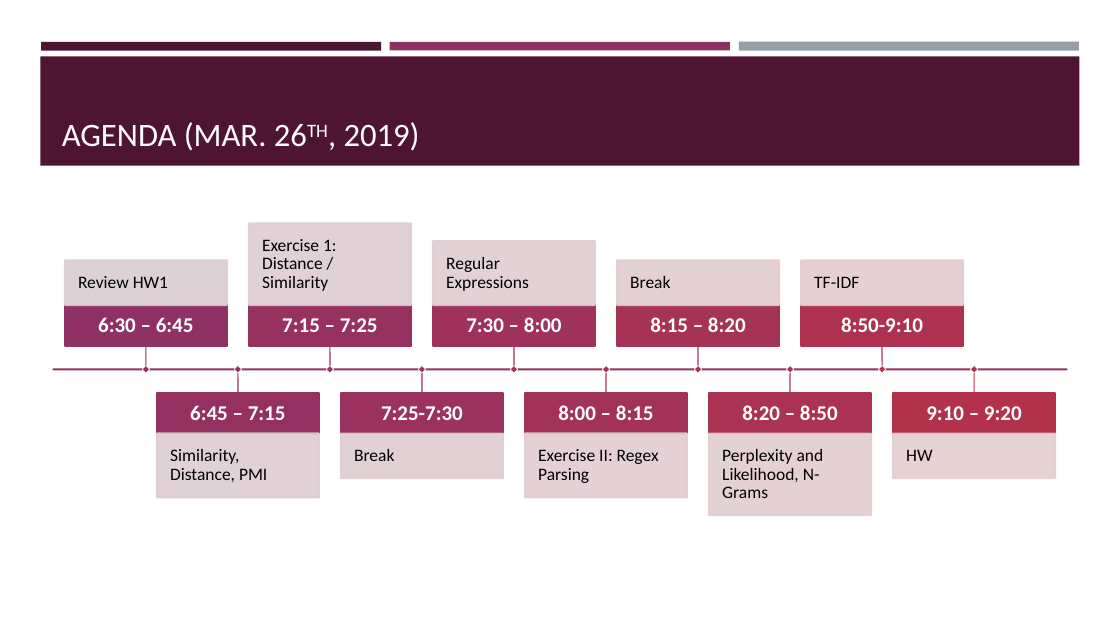
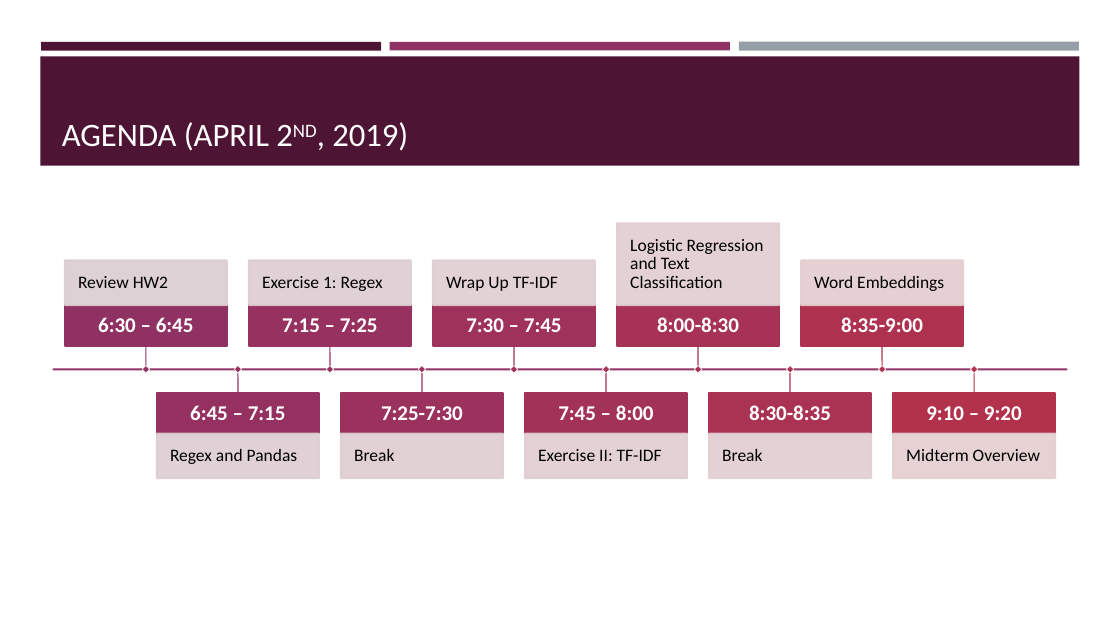
Before and after one commit to VarunDS/dso-599-text-analytics-nlp, a slide deck: slide 2 of week4/slides.pptx (slide 12 before the commit). Drawn at 1120x630 pixels with LibreOffice and Linux fonts; fonts in the diff are those of the drawing. Boxes give left, top, right and bottom in pixels: in the first picture for what was removed or moved away, otherwise in the second. Text is boxed around its words. In the diff, an @@ line names an element or a change of style, - is before the commit and + after.

```diff
--- a/week4/slides.pptx
+++ b/week4/slides.pptx
@@ title at (62, 122, 408, 151): text changed @@
-AGENDA (MAR. 26TH, 2019)
+AGENDA (APRIL 2ND, 2019)
@@ rectangle: place and size @@
-rectangle at (618, 260, 780, 305)
+rectangle at (618, 223, 780, 305)
@@ text added at (630, 239, 764, 288), 15 pt, text #000000 @@
+Logistic Regression and Text Classification
@@ rectangle: place and size @@
-rectangle at (249, 223, 411, 305)
+rectangle at (249, 260, 411, 305)
@@ rectangle: place and size @@
-rectangle at (433, 241, 595, 305)
+rectangle at (433, 260, 595, 305)
@@ text removed at (446, 257, 529, 291) @@
-Regular Expressions
@@ text at (78, 276, 168, 288): text changed @@
-Review HW1
+Review HW2
@@ text at (262, 276, 383, 291): text changed @@
-Exercise 1: Distance / Similarity
+Exercise 1: Regex
@@ text added at (446, 276, 558, 291), 15 pt, text #000000 @@
+Wrap Up TF-IDF
@@ text at (814, 276, 944, 291): text changed @@
-TF-IDF
+Word Embeddings
@@ text at (466, 318, 562, 332): text changed @@
-7:30 – 8:00
+7:30 – 7:45
@@ text at (657, 317, 739, 332): text changed @@
-8:15 – 8:20
+8:00-8:30
@@ text at (841, 317, 923, 332): text changed @@
-8:50-9:10
+8:35-9:00
@@ text at (558, 405, 654, 420): text changed @@
-8:00 – 8:15
+7:45 – 8:00
@@ text at (749, 405, 831, 420): text changed @@
-8:20 – 8:50
+8:30-8:35
@@ rectangle: place and size @@
-rectangle at (157, 434, 319, 497)
+rectangle at (157, 434, 319, 478)
@@ text removed at (170, 449, 267, 482) @@
-Similarity, Distance, PMI
@@ text added at (170, 449, 298, 464), 15 pt, text #000000 @@
+Regex and Pandas
@@ rectangle: place and size @@
-rectangle at (525, 434, 687, 497)
+rectangle at (525, 434, 687, 478)
@@ text at (538, 449, 662, 461): text changed @@
-Exercise II: Regex Parsing
+Exercise II: TF-IDF
@@ rectangle: place and size @@
-rectangle at (709, 434, 871, 515)
+rectangle at (709, 434, 871, 478)
@@ text "Break": place and size @@
-text "Break" at (630, 276, 670, 288)
+text "Break" at (722, 449, 762, 461)
@@ text removed at (722, 449, 824, 498) @@
-Perplexity and Likelihood, N-Grams
@@ text at (906, 449, 1040, 461): text changed @@
-HW
+Midterm Overview
```
Also in this commit, not shown: 3 other slides changed, 10 slides removed, 3 other files.
